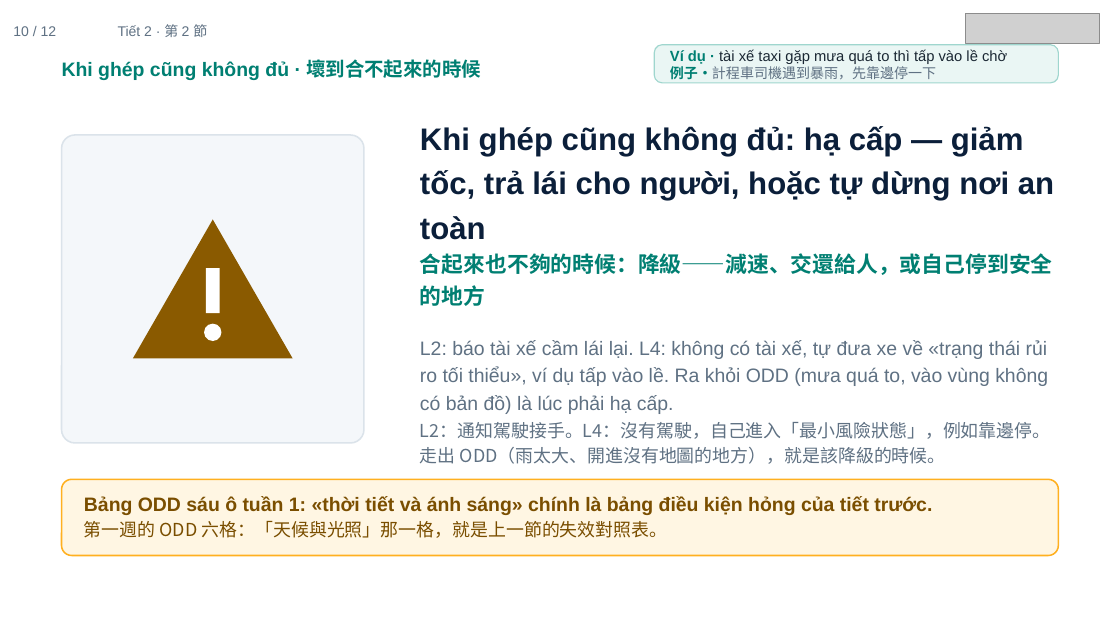
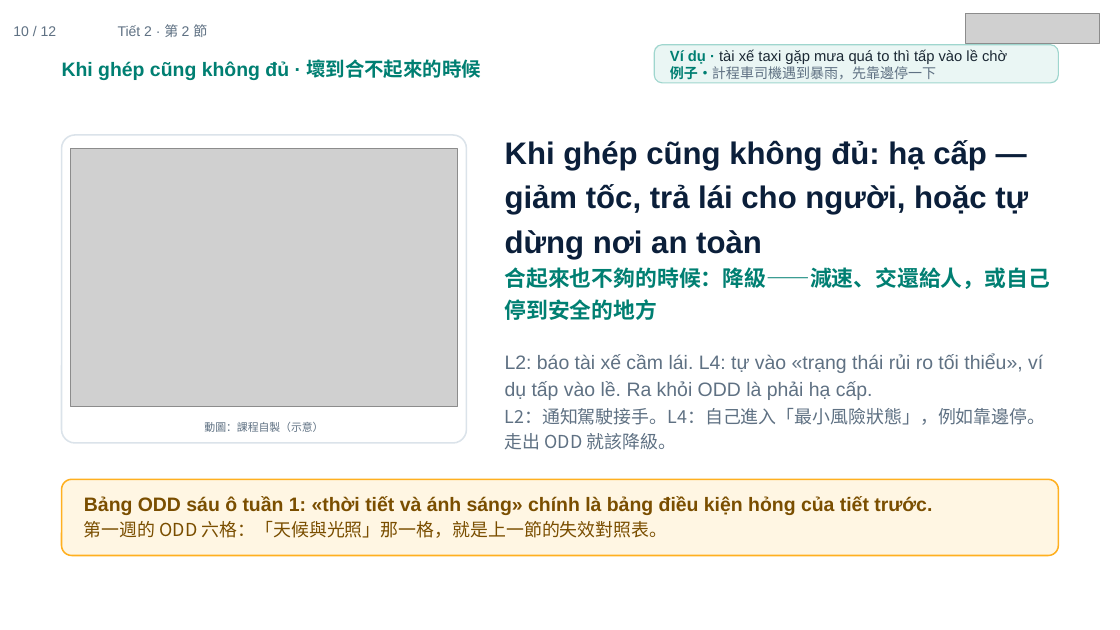
Before and after one commit to ch-neural/MITUST-Principles-of-Self-Driving-Cars, a slide deck: slide 10 of 第七週(10-22)/第七週_第2節_簡報.pptx. Drawn at 1120x630 pixels with LibreOffice and Linux fonts; fonts in the diff are those of the drawing; grey boxes stand for pictures. Boxes give left, top, right and bottom in pixels: in the first picture for what was removed or moved away, otherwise in the second. Text is boxed around its words. In the diff, an @@ line names an element or a change of style, - is before the commit and + after.

```diff
--- a/第七週(10-22)/第七週_第2節_簡報.pptx
+++ b/第七週(10-22)/第七週_第2節_簡報.pptx
@@ text "Khi ghép cũng không đủ: ...": place and size @@
-text "Khi ghép cũng không đủ: ..." at (420,126,1054,464)
+text "Khi ghép cũng không đủ: ..." at (505,140,1050,450)
@@ rounded rectangle: place and size @@
-rounded rectangle at (62,136,364,444)
+rounded rectangle at (62,136,467,444)
@@ rounded rectangle at (62,136,467,444): fill #F4F7FA to #FFFFFF @@
@@ picture added at (71,149,458,407) @@
@@ triangle removed at (133,220,293,358) @@
@@ rectangle removed at (206,268,220,312) @@
@@ ellipse removed at (204,324,221,340) @@
@@ text at (505,353,1046,450): text changed @@
-L2: báo tài xế cầm lái lại. L4: không có tài xế, tự đưa xe về «trạng thái rủi ro tối thiểu», ví dụ tấp vào lề. Ra khỏi ODD (mưa quá to, vào vùng không có bản đồ) là lúc phải hạ cấp.
-L2：通知駕駛接手。L4：沒有駕駛，自己進入「最小風險狀態」，例如靠邊停。走出 ODD（雨太大、開進沒有地圖的地方），就是該降級的時候。
+L2: báo tài xế cầm lái. L4: tự vào «trạng thái rủi ro tối thiểu», ví dụ tấp vào lề. Ra khỏi ODD là phải hạ cấp.
+L2：通知駕駛接手。L4：自己進入「最小風險狀態」，例如靠邊停。走出 ODD 就該降級。
@@ text added at (204,422,323,432), 7 pt, text #5F7183 @@
+動圖：課程自製（示意）
```
Also in this commit, not shown: 1 other file.
